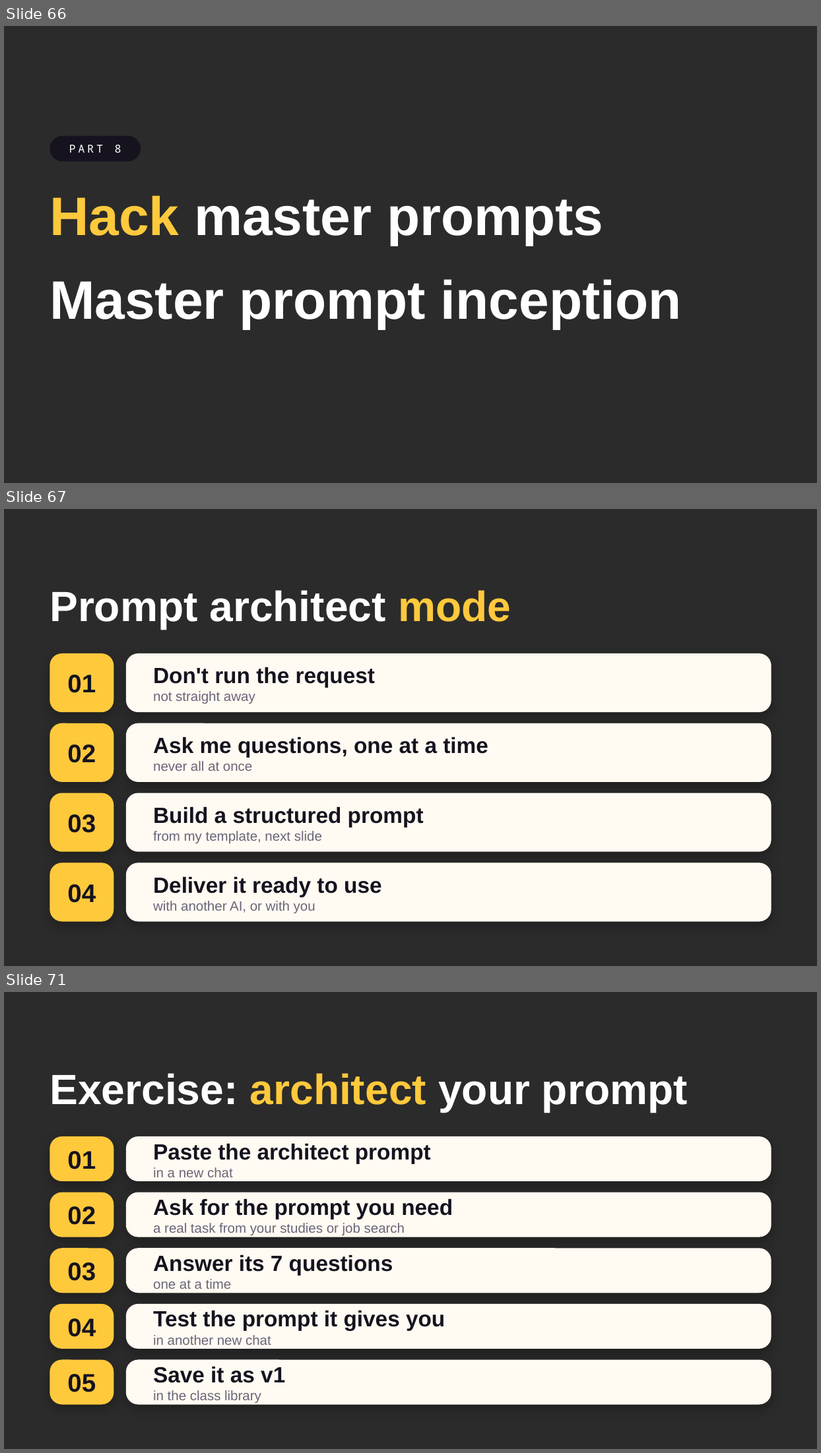
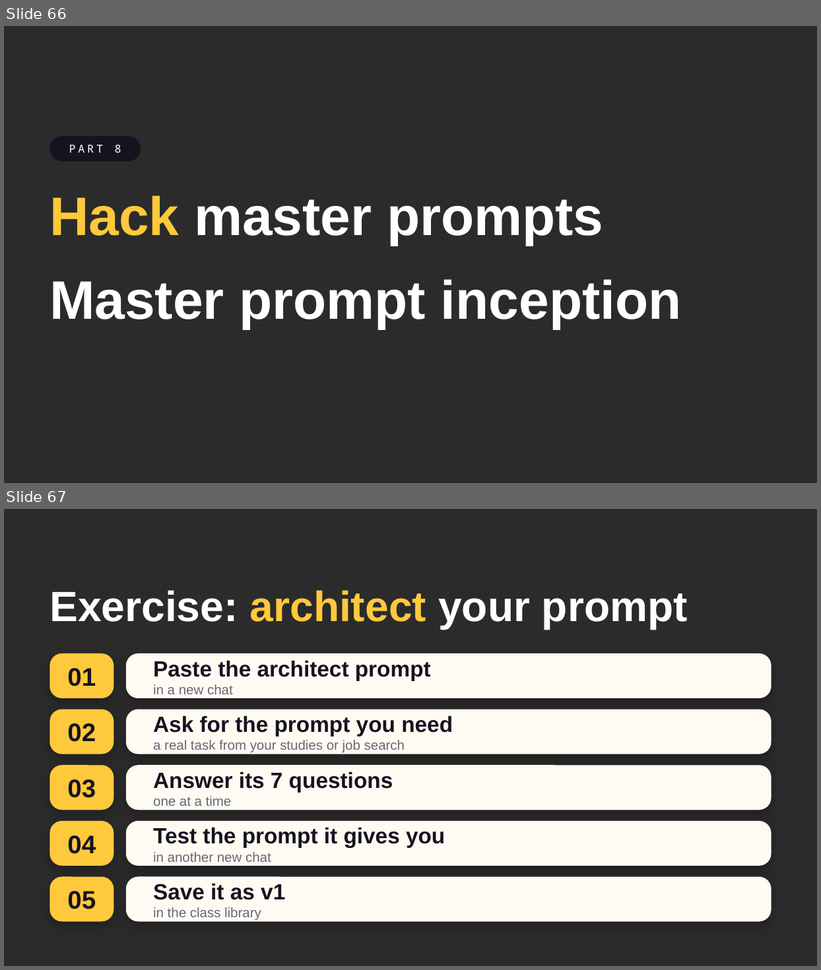
Before and after one commit to ffouladgar-ux/motion-graphics, a slide deck: courses/uca-ai/day2/UCA_AI_Day2.pptx. Shown one above the other, each under a label of ours: slides 66, 67 and 71 before the commit, slides 66 and 67 after it; the slides between them are not shown. The pictures are 821x1453 and 821x970 pixels, drawn with LibreOffice and Linux fonts; fonts in the diff are those of the drawing; background and template pictures are left out; a plain dark background stands for a picture behind light text. Boxes give left, top, right and bottom in pixels: in the first picture for what was removed or moved away, otherwise in the second. Text is boxed around its words. In the diff, an @@ line names an element or a change of style, - is before the commit and + after.

```diff
--- a/courses/uca-ai/day2/UCA_AI_Day2.pptx
+++ b/courses/uca-ai/day2/UCA_AI_Day2.pptx
@@ slide 67 removed at box(4, 509, 817, 966), background picture (left out) @@
@@ title removed at box(50, 590, 511, 629) @@
-Prompt architect mode
@@ rounded rectangle removed at box(50, 654, 114, 712) @@
-01
@@ rounded rectangle removed at box(126, 654, 772, 712) @@
-Don't run the request
-not straight away
@@ rounded rectangle removed at box(50, 723, 114, 782) @@
-02
@@ rounded rectangle removed at box(126, 723, 772, 782) @@
-Ask me questions, one at a time
-never all at once
@@ rounded rectangle removed at box(50, 793, 114, 852) @@
-03
@@ rounded rectangle removed at box(126, 793, 772, 852) @@
-Build a structured prompt
-from my template, next slide
@@ rounded rectangle removed at box(50, 863, 114, 921) @@
-04
@@ rounded rectangle removed at box(126, 863, 772, 921) @@
-Deliver it ready to use
-with another AI, or with you
@@ what was slide 71 is now slide 67 @@
```
Also in this commit, not shown: 1 slide changed, 3 other slides removed, 2 other files.
